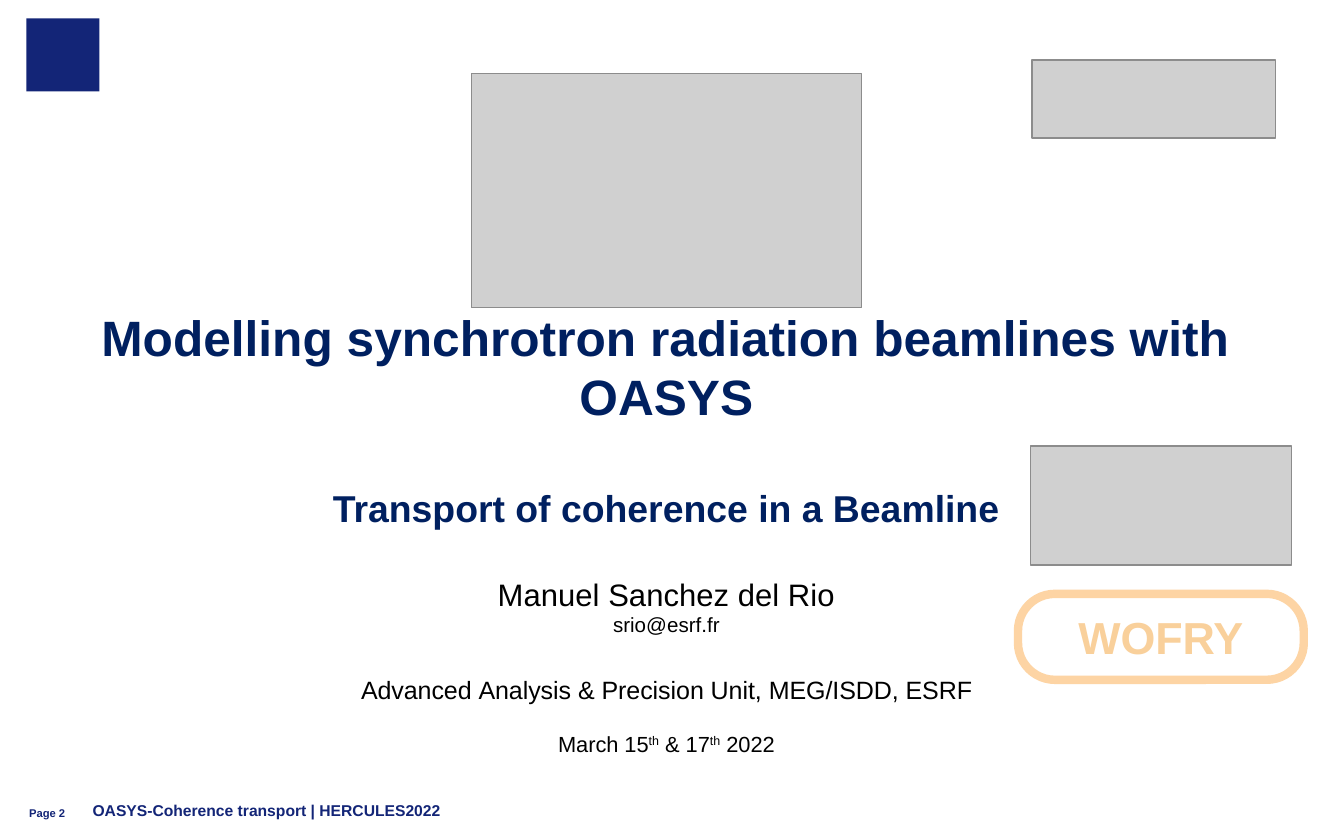
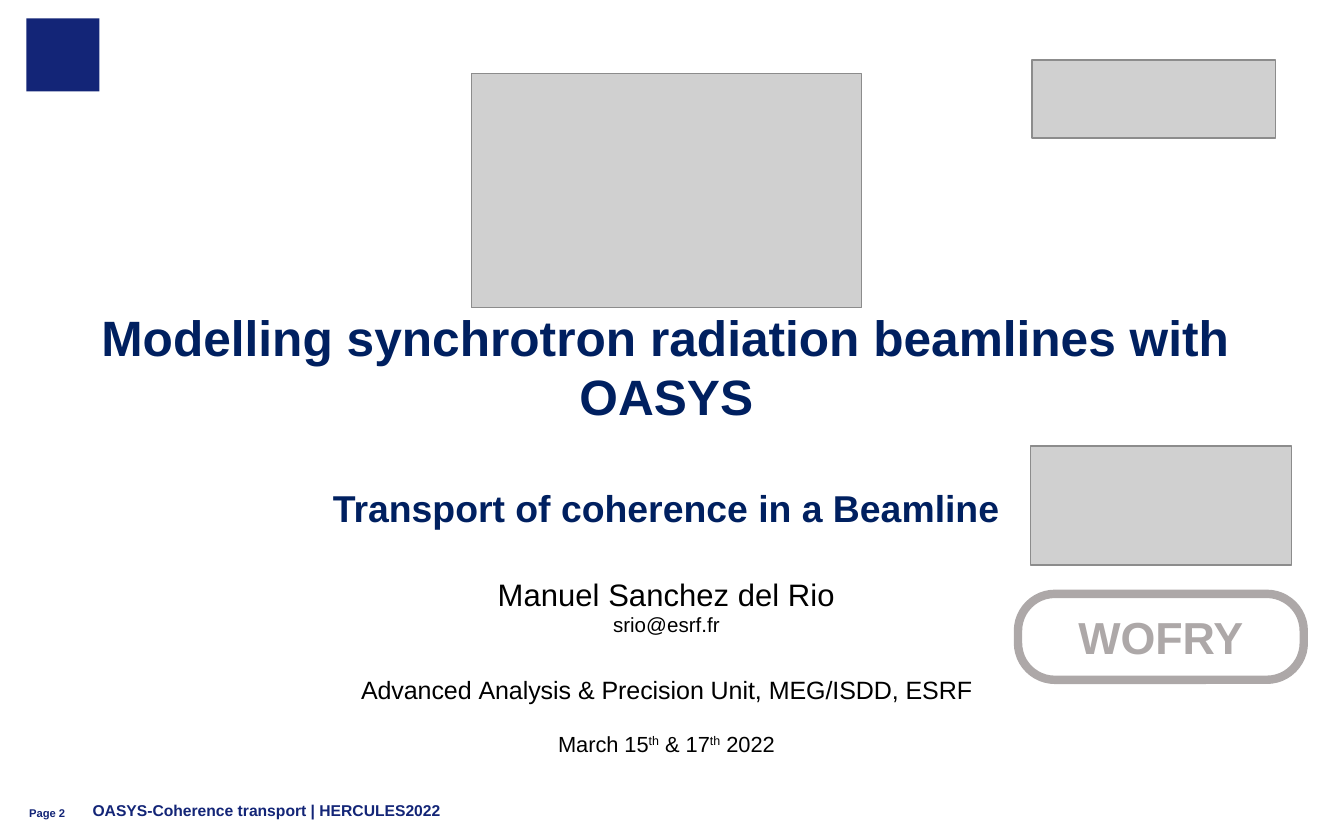
Before and after one commit to oasys-esrf-kit/oasys_hercules, a slide deck: slide 2 of 2022/hercules2022_D_coherence_transport.pptx. Drawn at 1344x840 pixels with LibreOffice and Linux fonts; fonts in the diff are those of the drawing; grey boxes stand for pictures; background and template pictures are left out. Boxes give left, top, right and bottom in pixels: in the first picture for what was removed or moved away, otherwise in the second. Text is boxed around its words. In the diff, an @@ line names an element or a change of style, - is before the commit and + after.

```diff
--- a/2022/hercules2022_D_coherence_transport.pptx
+++ b/2022/hercules2022_D_coherence_transport.pptx
@@ rounded rectangle at [1017,594,1304,680]: outline #FDD4A4 4.5 pt to #ADA8A8 4.5 pt @@
@@ text "WOFRY" at [1078,623,1243,654]: text colour #F9D09B to #ADA8A8 @@
```
Also in this commit, not shown: 2 other slides changed, 1 slide removed, 3 other files.
